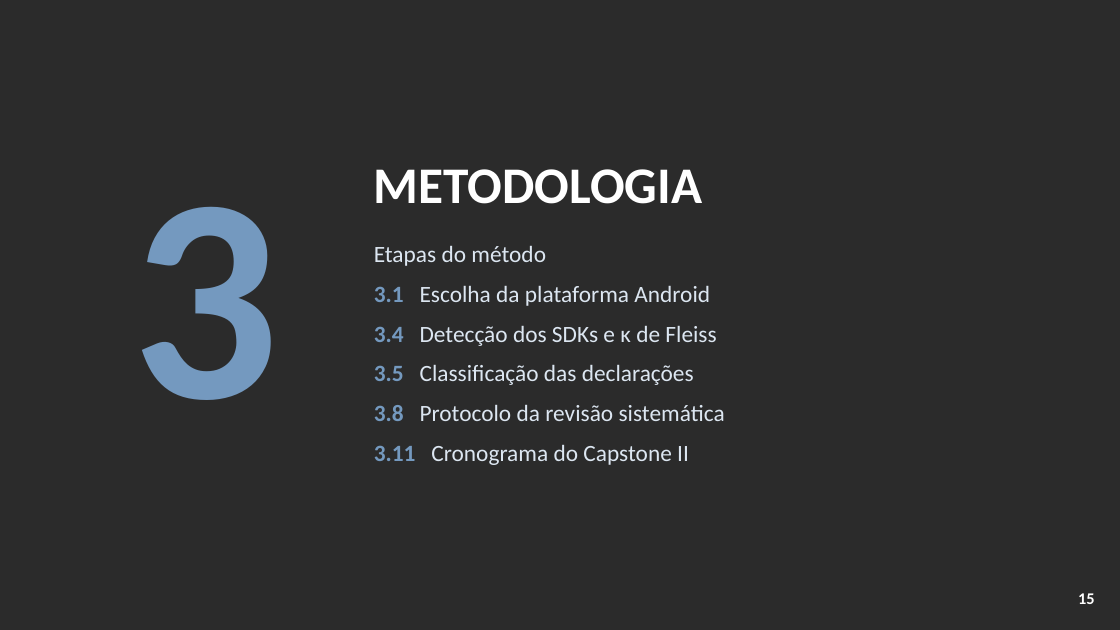
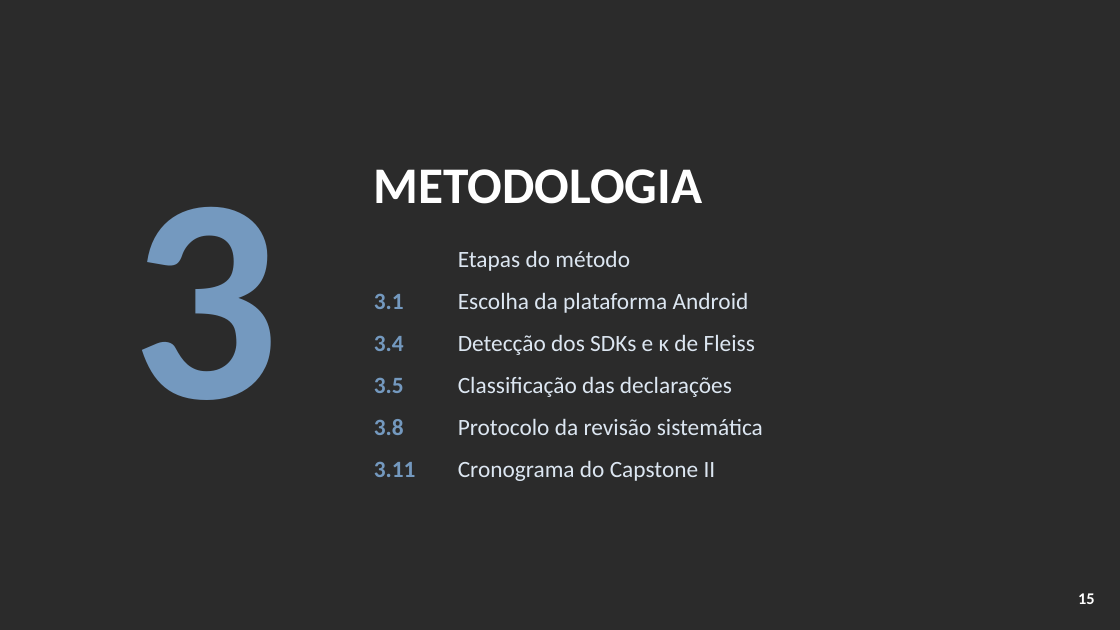
Before and after one commit to ClaudioAMF1/TCC, a slide deck: slide 15 of tcc/apresentacao/apresentacao-defesa-final.pptx. Drawn at 1120x630 pixels with LibreOffice and Linux fonts; fonts in the diff are those of the drawing; background and template pictures are left out; a plain dark background stands for a picture behind light text. Boxes give left, top, right and bottom in pixels: in the first picture for what was removed or moved away, otherwise in the second. Text is boxed around its words. In the diff, an @@ line names an element or a change of style, - is before the commit and + after.

```diff
--- a/tcc/apresentacao/apresentacao-defesa-final.pptx
+++ b/tcc/apresentacao/apresentacao-defesa-final.pptx
@@ text removed at [374, 246, 725, 465] @@
-Etapas do método
-3.1 Escolha da plataforma Android
-3.4 Detecção dos SDKs e κ de Fleiss
-3.5 Classificação das declarações
-3.8 Protocolo da revisão sistemática
-3.11 Cronograma do Capstone II
@@ text added at [458, 251, 630, 271], 20 pt, text #DCE6F1 @@
+Etapas do método
@@ text added at [374, 293, 404, 309], 20 pt, text #7499BF, bold @@
+3.1
@@ text added at [458, 293, 749, 313], 20 pt, text #DCE6F1 @@
+Escolha da plataforma Android
@@ text added at [374, 335, 404, 351], 20 pt, text #7499BF, bold @@
+3.4
@@ text added at [458, 335, 755, 355], 20 pt, text #DCE6F1 @@
+Detecção dos SDKs e κ de Fleiss
@@ text added at [374, 377, 404, 393], 20 pt, text #7499BF, bold @@
+3.5
@@ text added at [458, 377, 732, 397], 20 pt, text #DCE6F1 @@
+Classificação das declarações
@@ text added at [374, 419, 404, 435], 20 pt, text #7499BF, bold @@
+3.8
@@ text added at [458, 419, 763, 435], 20 pt, text #DCE6F1 @@
+Protocolo da revisão sistemática
@@ text added at [374, 461, 416, 477], 20 pt, text #7499BF, bold @@
+3.11
@@ text added at [458, 461, 716, 481], 20 pt, text #DCE6F1 @@
+Cronograma do Capstone II
```
Also in this commit, not shown: 18 other slides changed, 2 other files.
